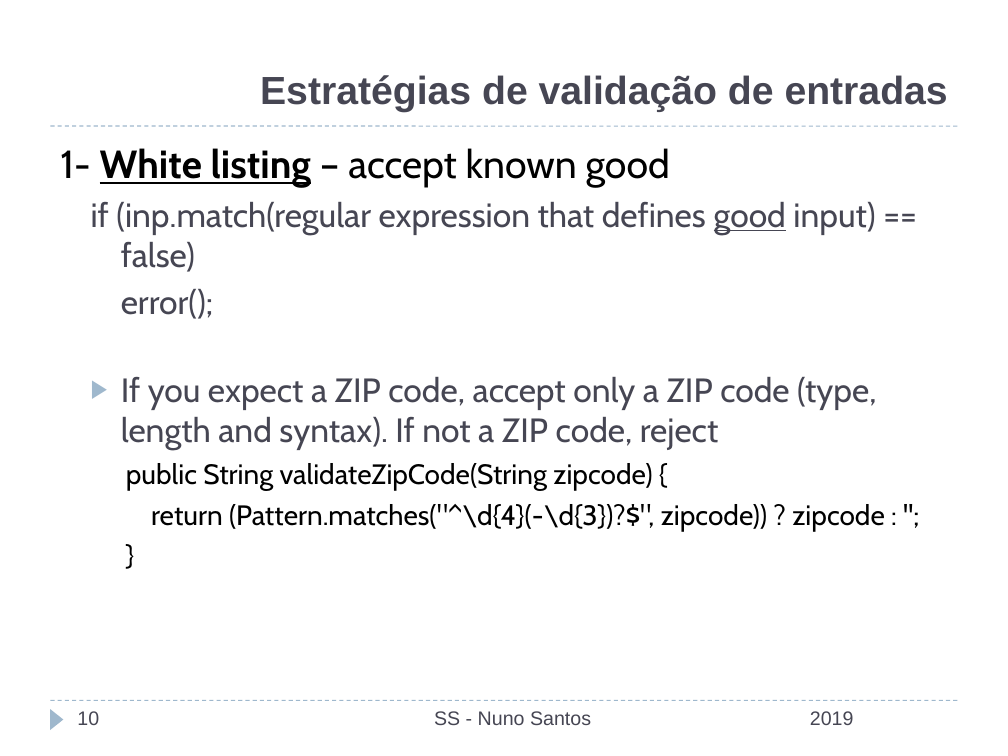
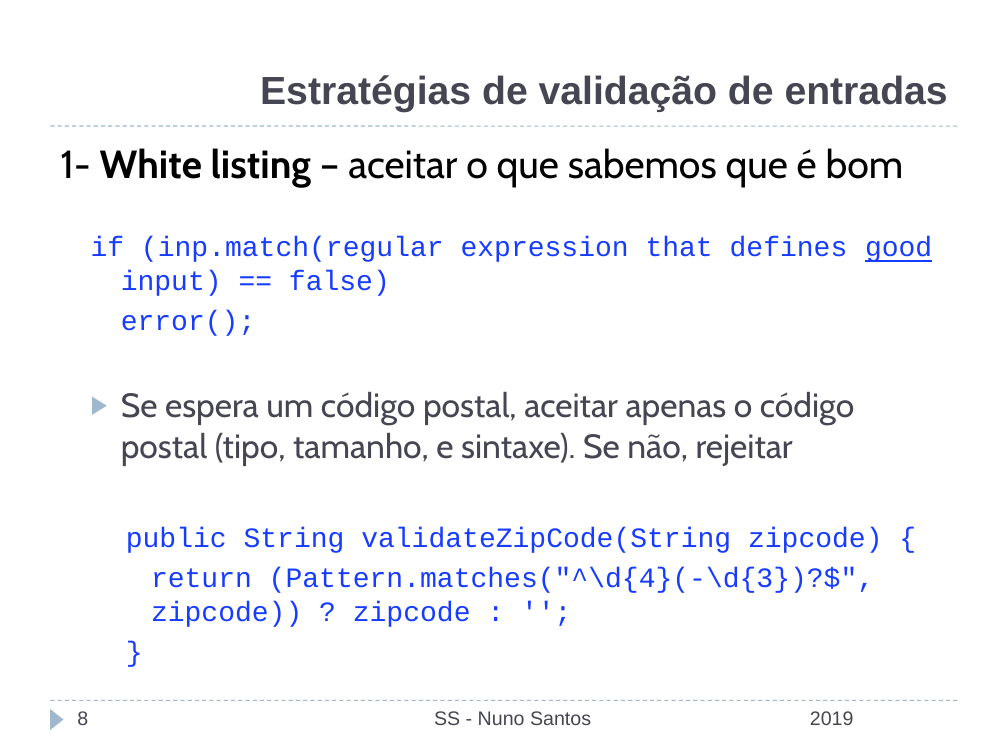
Before and after one commit to nuno-santos/acite2019, a slide deck: slide 8 of teoricas/acite2019-08-secure_sw_devel.pptx (slide 10 before the commit). Drawn at 1008x756 pixels with LibreOffice and Linux fonts; fonts in the diff are those of the drawing; background and template pictures are left out. Boxes give left, top, right and bottom in pixels: in the first picture for what was removed or moved away, otherwise in the second. Text is boxed around its words. In the diff, an @@ line names an element or a change of style, - is before the commit and + after.

```diff
--- a/teoricas/acite2019-08-secure_sw_devel.pptx
+++ b/teoricas/acite2019-08-secure_sw_devel.pptx
@@ text at box(60, 148, 904, 188): text changed @@
-1- White listing – accept known good
+1- White listing – aceitar o que sabemos que é bom
@@ text at box(91, 236, 932, 627): size 24 to 20 pt, text colour #464653 to #163CFF in "if (inp.match(regular expression that defines good input) ...", "error();"; font Cabin to Courier New in "if (inp.match(regular expression that defines good input) ...", "error();", "public String validateZipCode(String zipcode) {", "return (Pattern.matches("^\d{4}(-\d{3})?$", zipcode)) ? zipc ..." and 1 more places; text colour #000000 to #163CFF in "public String validateZipCode(String zipcode) {", "return (Pattern.matches("^\d{4}(-\d{3})?$", zipcode)) ? zipc ...", "}" @@
@@ text at box(121, 392, 854, 466): text changed @@
-  ▶ If you expect a ZIP code, accept only a ZIP code (type, length and syntax). If not a ZIP code, reject
+  ▶ Se espera um código postal, aceitar apenas o código postal (tipo, tamanho, e sintaxe). Se não, rejeitar
@@ page number at box(77, 711, 88, 725): text changed @@
-10
+8
```
Also in this commit, not shown: 19 other slides changed, 1 slide added, 3 slides removed, 1 other file.
